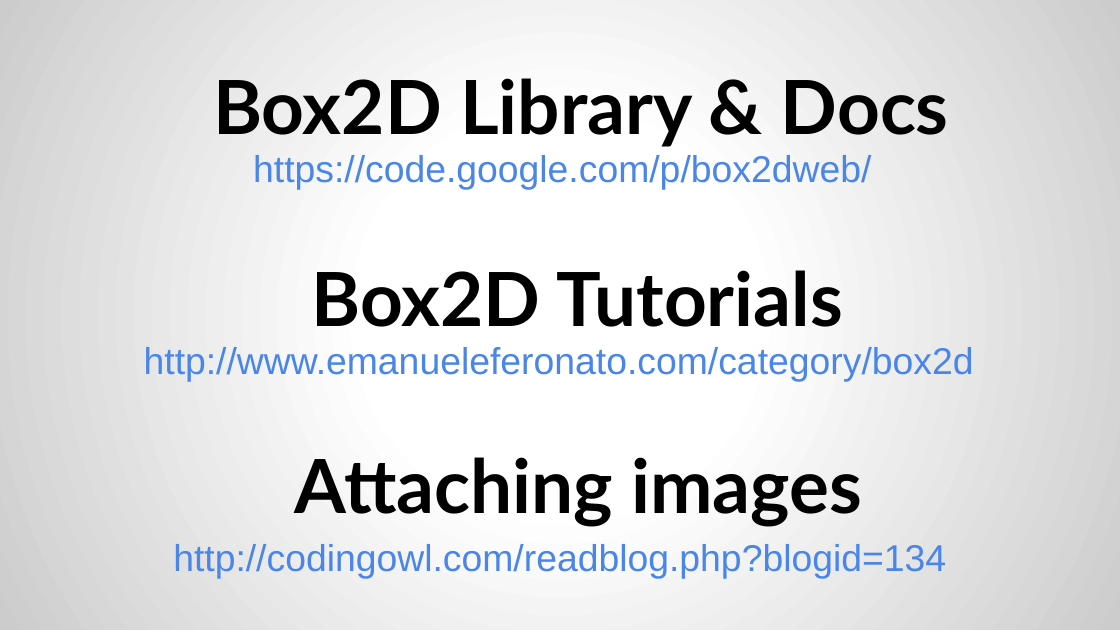
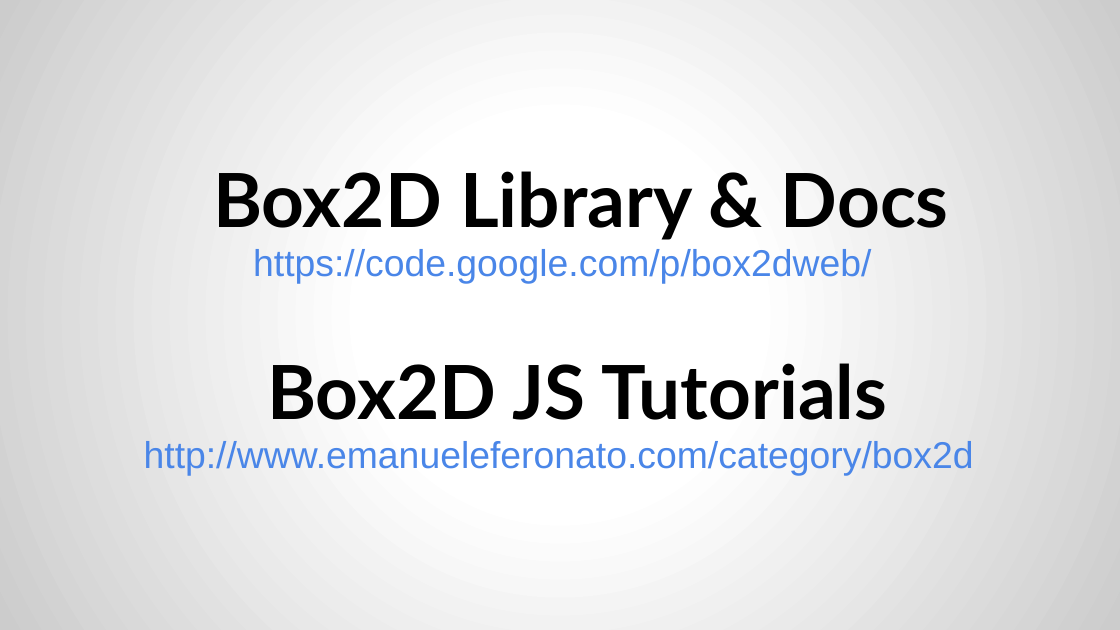
Before and after one commit to gazpachu/box2d, a slide deck: slide 11 of docs/Box2D with Javascript.pptx (slide 10 before the commit). Drawn at 1120x630 pixels with LibreOffice and Linux fonts; fonts in the diff are those of the drawing. Boxes give left, top, right and bottom in pixels: in the first picture for what was removed or moved away, otherwise in the second. Text is boxed around its words. In the diff, an @@ line names an element or a change of style, - is before the commit and + after.

Commit message:
updated powerpoint

```diff
--- a/docs/Box2D with Javascript.pptx
+++ b/docs/Box2D with Javascript.pptx
@@ title at [267, 363, 887, 420]: text changed @@
-Box2D Tutorials
+Box2D JS Tutorials
@@ 2 texts, 1 title: place and size @@
-2 texts, 1 title at [144, 78, 974, 382]
+2 texts, 1 title at [144, 171, 974, 475]
@@ title removed at [295, 457, 862, 527] @@
-Attaching images
@@ text removed at [173, 544, 946, 578] @@
-http://codingowl.com/readblog.php?blogid=134
```
Also in this commit, not shown: 3 other slides changed, 2 slides added, 1 slide removed.
